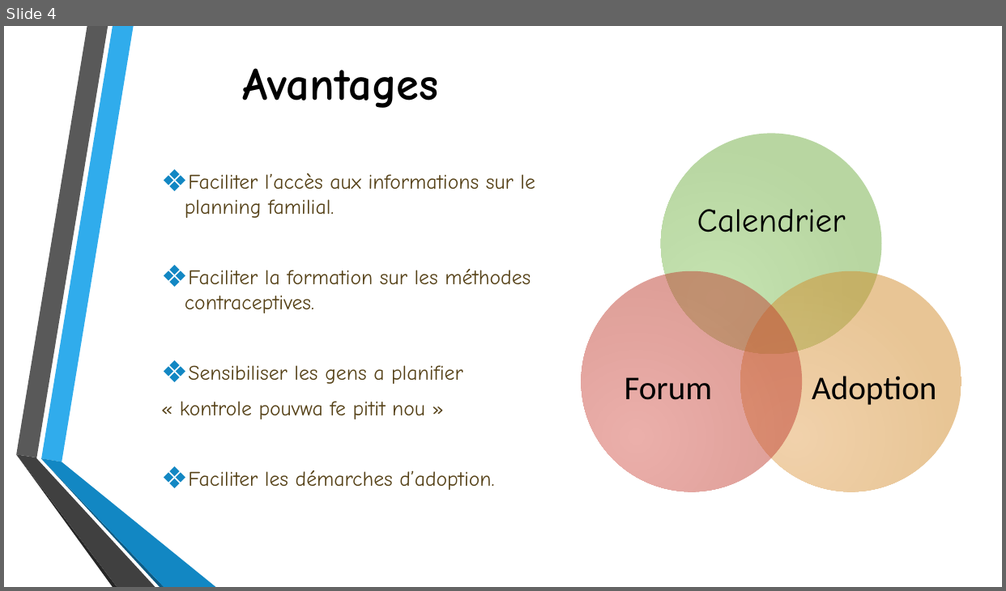
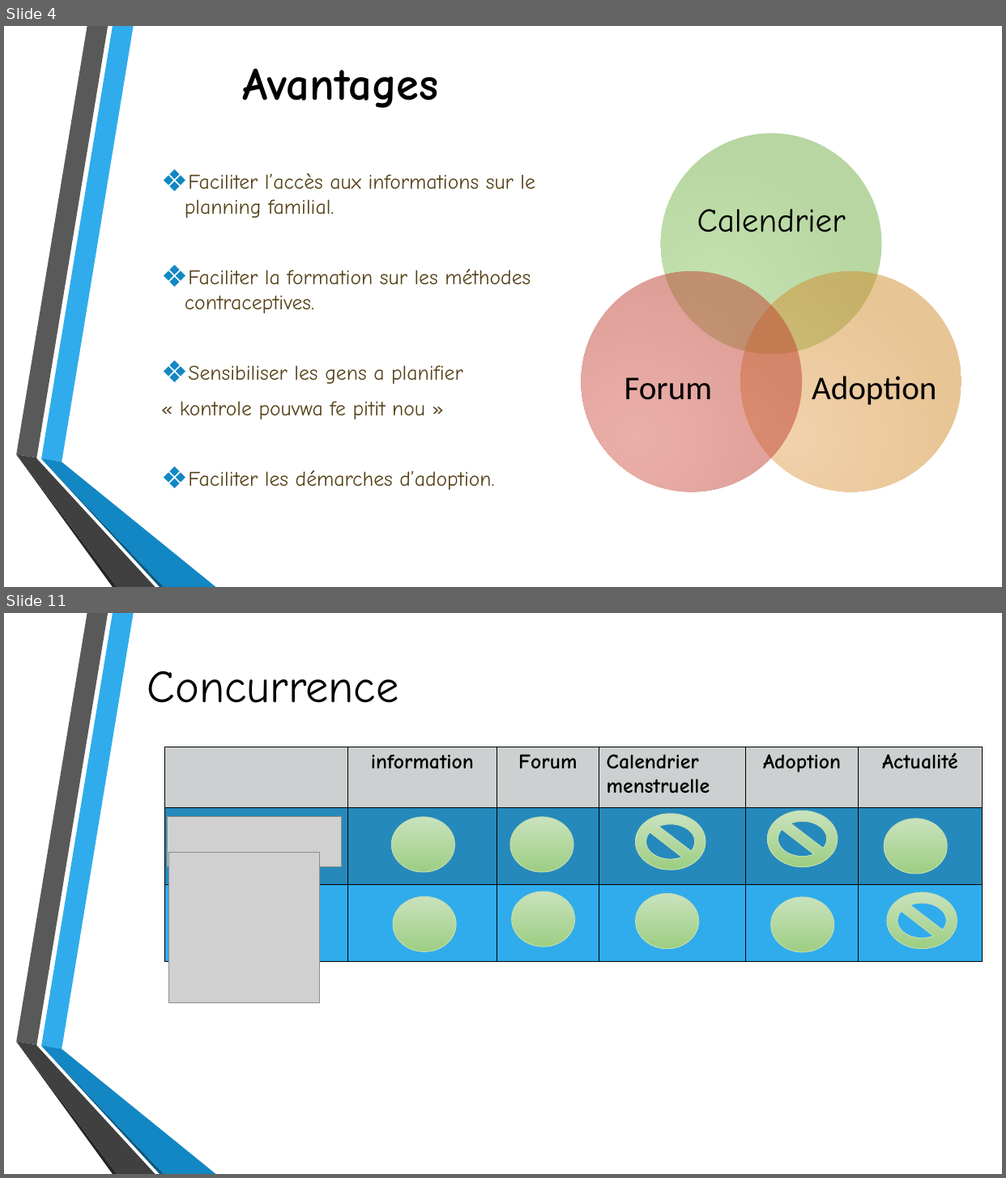
Before and after one commit to LysAMa/womenHackathon, a slide deck: Presentation/Chwa PaN’ - presentation2.pptx. Shown one above the other, each under a label of ours: slide 4 before the commit, slides 4 and 11 after it; the slides between them are not shown. The pictures are 1006x591 and 1006x1178 pixels, drawn with LibreOffice and Linux fonts; fonts in the diff are those of the drawing; grey boxes stand for pictures; background and template pictures are left out. Boxes give left, top, right and bottom in pixels: in the first picture for what was removed or moved away, otherwise in the second. Text is boxed around its words. In the diff, an @@ line names an element or a change of style, - is before the commit and + after.

```diff
--- a/Presentation/Chwa PaN’ - presentation2.pptx
+++ b/Presentation/Chwa PaN’ - presentation2.pptx
@@ slide 11 added at (4,613,1002,1174), background picture (left out); not listed: 6 template elements that a slide beside it also shows @@
@@ title added at (147,671,399,703), 44 pt, text #000000 @@
+Concurrence
@@ table added at (165,747,982,962), 3 rows, 6 columns @@
+ | information | Forum | Calendrier menstruelle | Adoption | Actualité
+ |  |  |  |  | 
+ |  |  |  |  | 
@@ picture added at (167,817,342,867) @@
@@ ellipse added at (392,817,455,873), fill gradient #C9E2BE to #9ECE83, outline #C0DEB3 0.75 pt @@
@@ ellipse added at (510,817,573,873), fill gradient #C9E2BE to #9ECE83, outline #C0DEB3 0.75 pt @@
@@ no-entry sign added at (635,814,705,870), fill gradient #C9E2BE to #9ECE83, outline #C0DEB3 0.75 pt @@
@@ no-entry sign added at (768,811,838,867), fill gradient #C9E2BE to #9ECE83, outline #C0DEB3 0.75 pt @@
@@ ellipse added at (884,819,948,875), fill gradient #C9E2BE to #9ECE83, outline #C0DEB3 0.75 pt @@
@@ picture added at (169,853,320,1003) @@
@@ ellipse added at (393,897,456,952), fill gradient #C9E2BE to #9ECE83, outline #C0DEB3 0.75 pt @@
@@ ellipse added at (512,892,575,947), fill gradient #C9E2BE to #9ECE83, outline #C0DEB3 0.75 pt @@
@@ ellipse added at (635,894,699,949), fill gradient #C9E2BE to #9ECE83, outline #C0DEB3 0.75 pt @@
@@ ellipse added at (770,897,834,953), fill gradient #C9E2BE to #9ECE83, outline #C0DEB3 0.75 pt @@
@@ no-entry sign added at (887,893,957,949), fill gradient #C9E2BE to #9ECE83, outline #C0DEB3 0.75 pt @@
```
Also in this commit, not shown: 7 slides changed, 2 other slides added, 4 slides removed.
